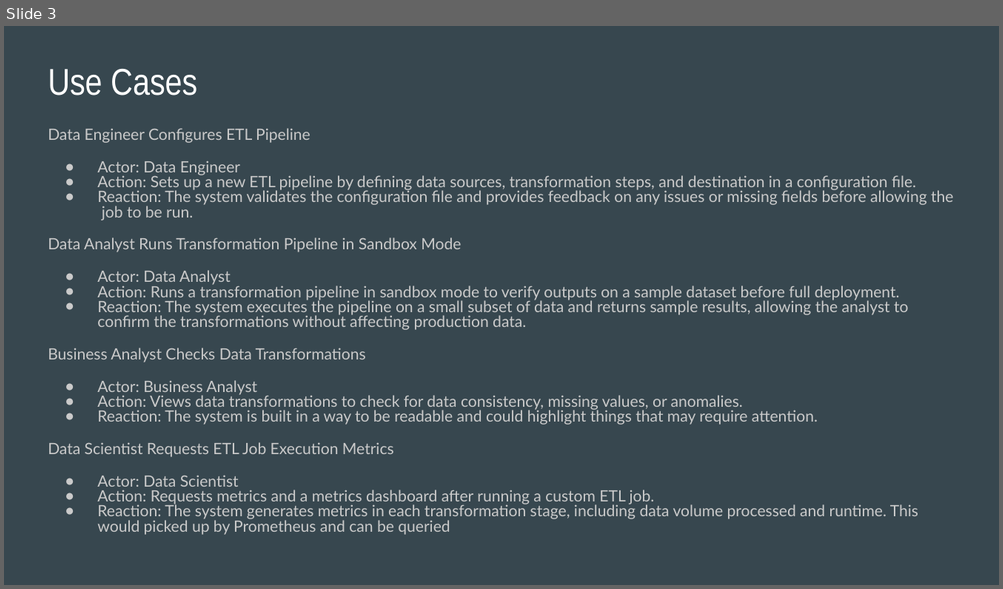
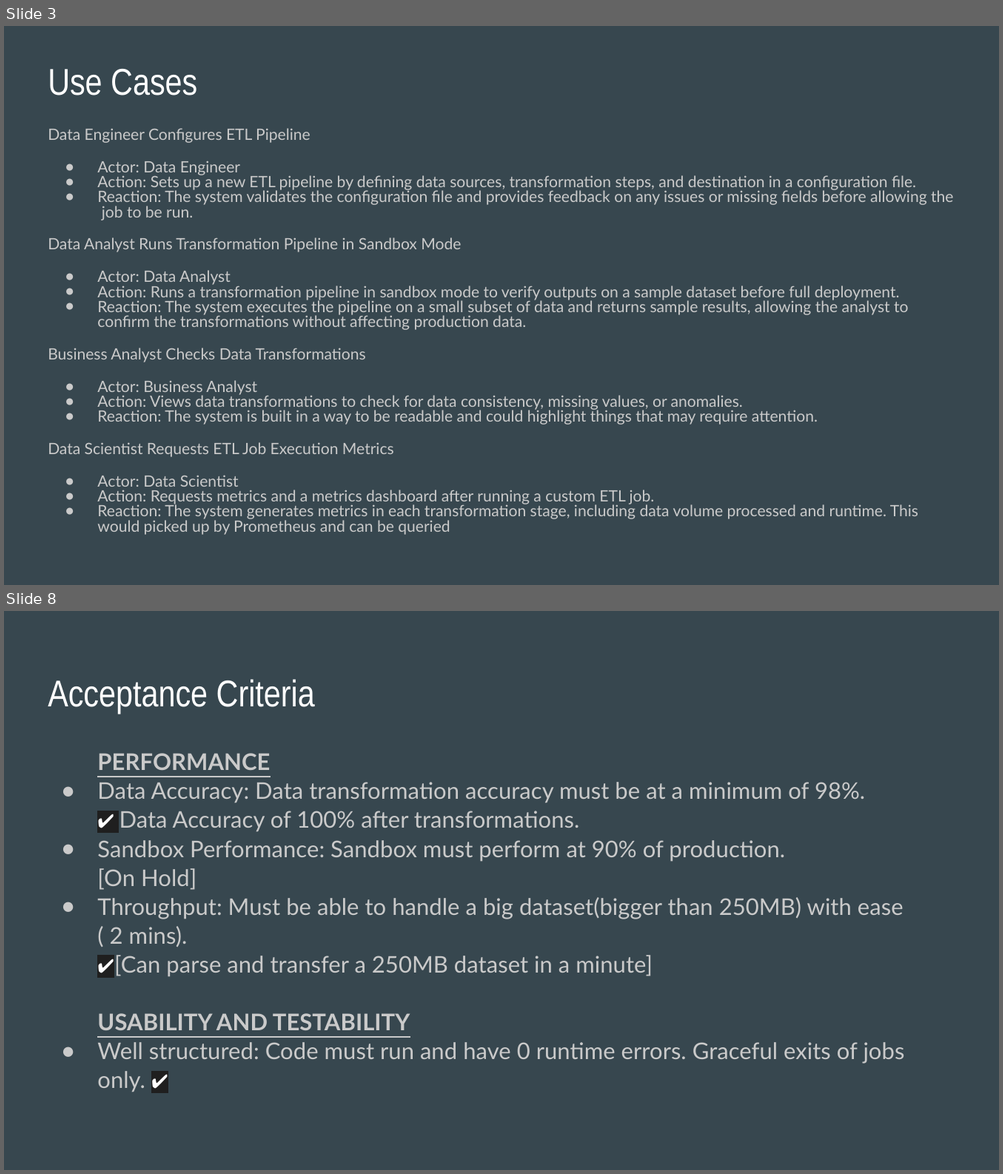
Before and after one commit to kumarc-rishikesh/sketls, a slide deck: docs/SCETLS_Final_Presentation.pptx. Shown one above the other, each under a label of ours: slide 3 before the commit, slides 3 and 8 after it; the slides between them are not shown. The pictures are 1003x589 and 1003x1174 pixels, drawn with LibreOffice and Linux fonts; fonts in the diff are those of the drawing. Boxes give left, top, right and bottom in pixels: in the first picture for what was removed or moved away, otherwise in the second. Text is boxed around its words. In the diff, an @@ line names an element or a change of style, - is before the commit and + after.

```diff
--- a/docs/SCETLS_Final_Presentation.pptx
+++ b/docs/SCETLS_Final_Presentation.pptx
@@ slide 8 added at bbox=[4, 611, 999, 1170], background #37474F @@
@@ title added at bbox=[48, 679, 315, 714], 27 pt, text #FFFFFF @@
+Acceptance Criteria
@@ text added at bbox=[97, 753, 905, 1093], 16.6 pt, text #CACACA @@
+PERFORMANCE
+● Data Accuracy: Data transformation accuracy must be at a minimum of 98%.
+  ✔ Data Accuracy of 100% after transformations.
+● Sandbox Performance: Sandbox must perform at 90% of production.
+  [On Hold]
+● Throughput: Must be able to handle a big dataset(bigger than 250MB) with ease
+( 2 mins).
+✔[Can parse and transfer a 250MB dataset in a minute]
+USABILITY AND TESTABILITY
+● Well structured: Code must run and have 0 runtime errors. Graceful exits of jobs only. ✔
```
Also in this commit, not shown: 4 slides changed, 1 other slide added, 3 slides removed, 1 other file.
